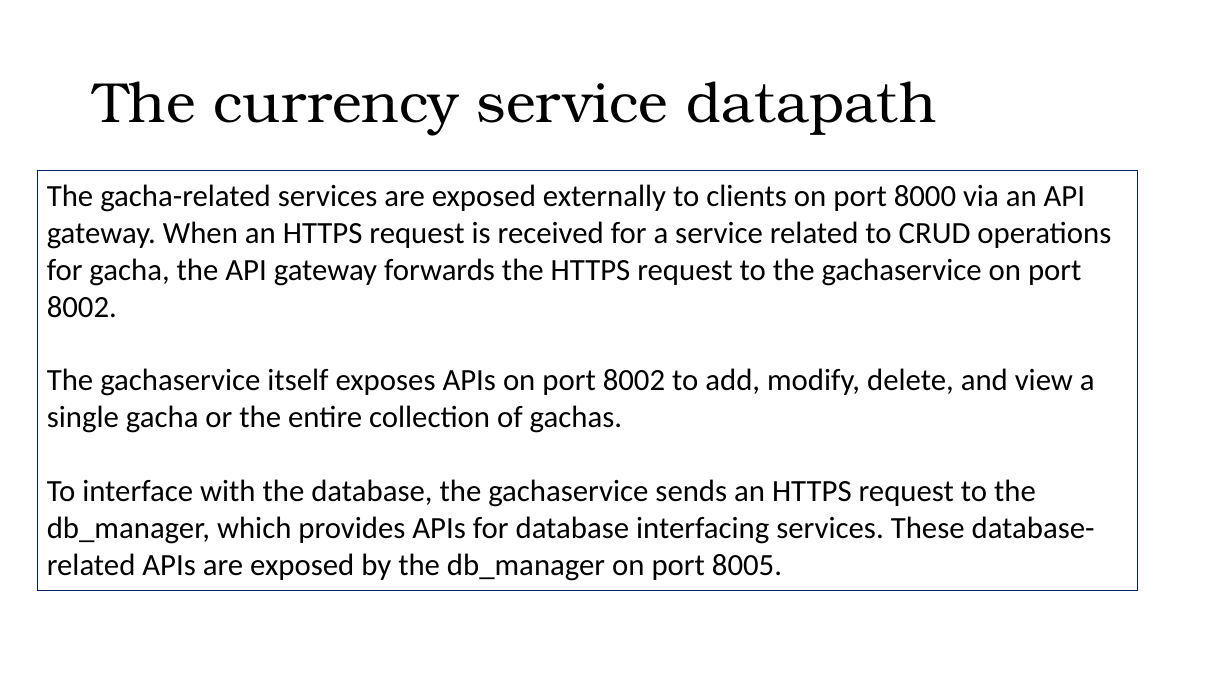
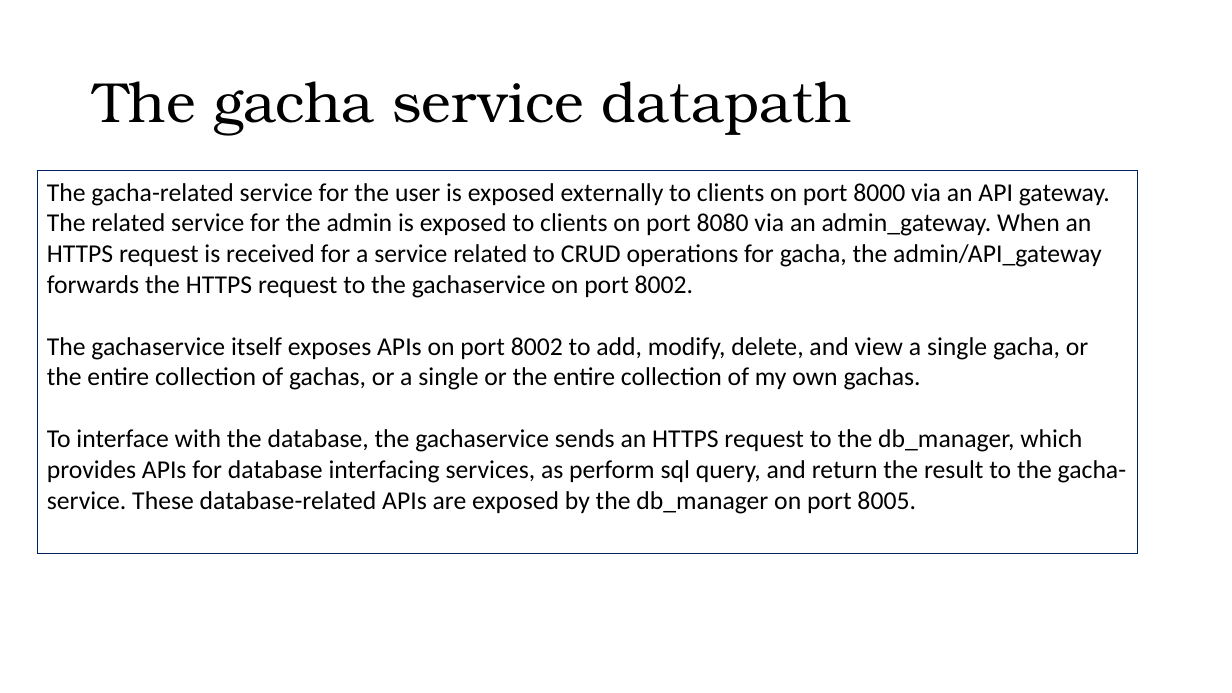
Before and after one commit to ardiz99/TBAse, a slide deck: slide 10 of doc/Gacha Collection.pptx (slide 12 before the commit). Drawn at 1232x693 pixels with LibreOffice and Linux fonts; fonts in the diff are those of the drawing. Boxes give left, top, right and bottom in pixels: in the first picture for what was removed or moved away, otherwise in the second. Text is boxed around its words. In the diff, an @@ line names an element or a change of style, - is before the commit and + after.

```diff
--- a/doc/Gacha Collection.pptx
+++ b/doc/Gacha Collection.pptx
@@ title at bbox=[94, 81, 852, 135]: text changed @@
-The currency service datapath
+The gacha service datapath
@@ rectangle "The gacha-related service for the ...": place and size @@
-rectangle "The gacha-related service for the ..." at bbox=[38, 171, 1138, 591]
+rectangle "The gacha-related service for the ..." at bbox=[38, 171, 1138, 554]
@@ text in rectangle at bbox=[47, 183, 1126, 514]: text changed; size 24 to 20 pt @@
-The gacha-related services are exposed externally to clients on port 8000 via an API gateway. When an HTTPS request is received for a service related to CRUD operations for gacha, the API gateway forwards the HTTPS request to the gachaservice on port 8002.
-The gachaservice itself exposes APIs on port 8002 to add, modify, delete, and view a single gacha or the entire collection of gachas.
-To interface with the database, the gachaservice sends an HTTPS request to the db_manager, which provides APIs for database interfacing services. These database-related APIs are exposed by the db_manager on port 8005.
+The gacha-related service for the user is exposed externally to clients on port 8000 via an API gateway. The related service for the admin is exposed to clients on port 8080 via an admin_gateway. When an HTTPS request is received for a service related to CRUD operations for gacha, the admin/API_gateway forwards the HTTPS request to the gachaservice on port 8002.
+The gachaservice itself exposes APIs on port 8002 to add, modify, delete, and view a single gacha, or the entire collection of gachas, or a single or the entire collection of my own gachas.
+To interface with the database, the gachaservice sends an HTTPS request to the db_manager, which provides APIs for database interfacing services, as perform sql query, and return the result to the gacha-service. These database-related APIs are exposed by the db_manager on port 8005.
```
Also in this commit, not shown: 4 other slides changed, 14 slides added, 3 slides removed, 3 other files.
